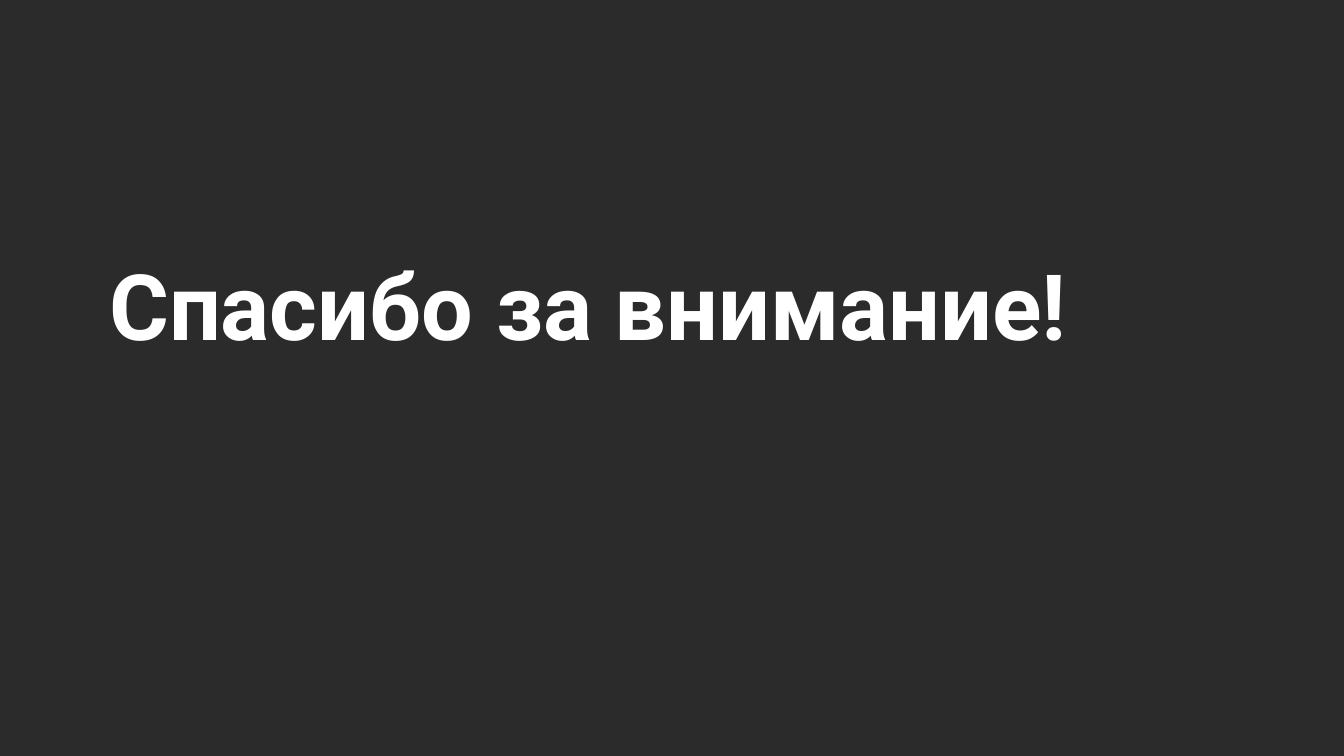
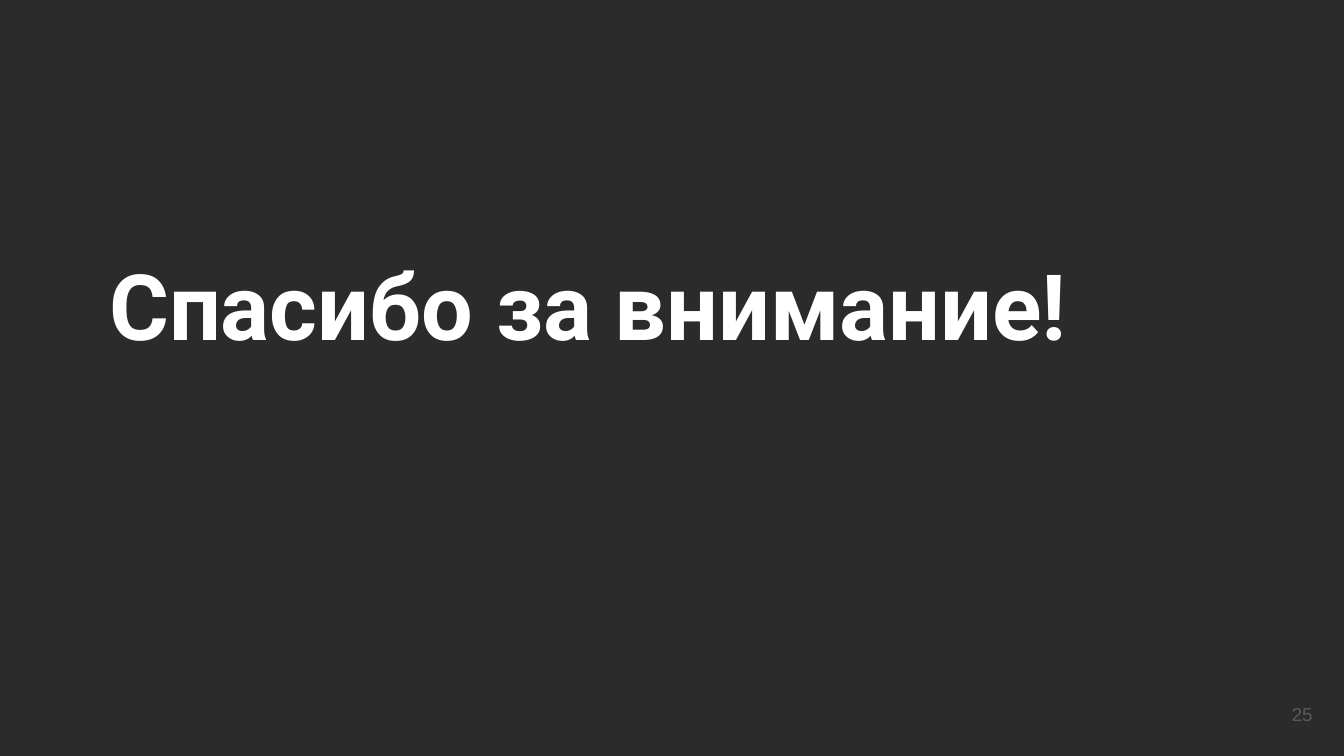
Before and after one commit to smddyakonov/otus_ds_dyakonov, a slide deck: slide 25 of hw-19/Презентация.pptx (slide 18 before the commit). Drawn at 1344x756 pixels with LibreOffice and Linux fonts; fonts in the diff are those of the drawing; background and template pictures are left out; a plain dark background stands for a picture behind light text. Boxes give left, top, right and bottom in pixels: in the first picture for what was removed or moved away, otherwise in the second. Text is boxed around its words. In the diff, an @@ line names an element or a change of style, - is before the commit and + after.

```diff
--- a/hw-19/Презентация.pptx
+++ b/hw-19/Презентация.pptx
@@ page number added at box(1292, 708, 1313, 721), 10 pt, text #595959 @@
+25
```
Also in this commit, not shown: 16 other slides changed, 7 slides added, 2 other files.
